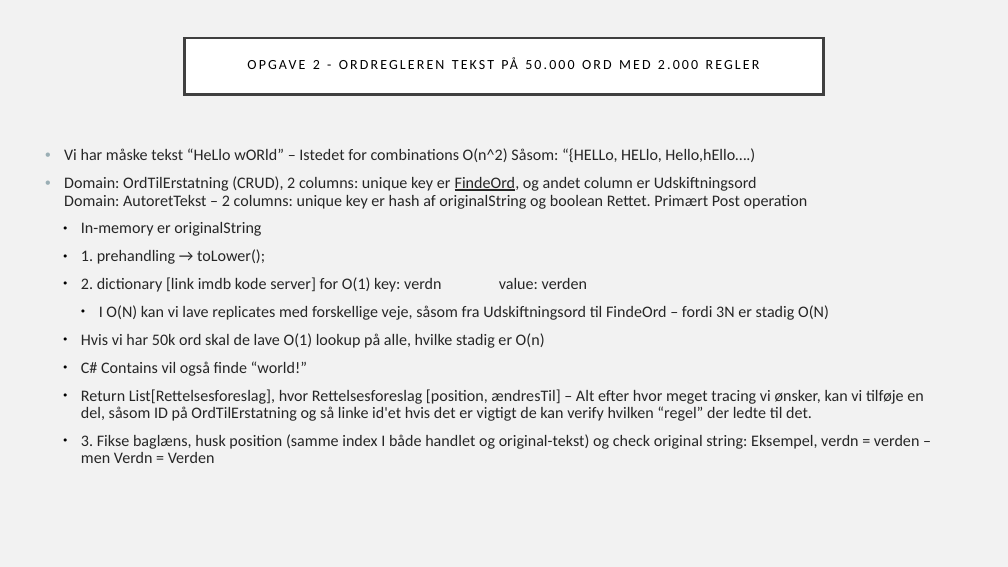
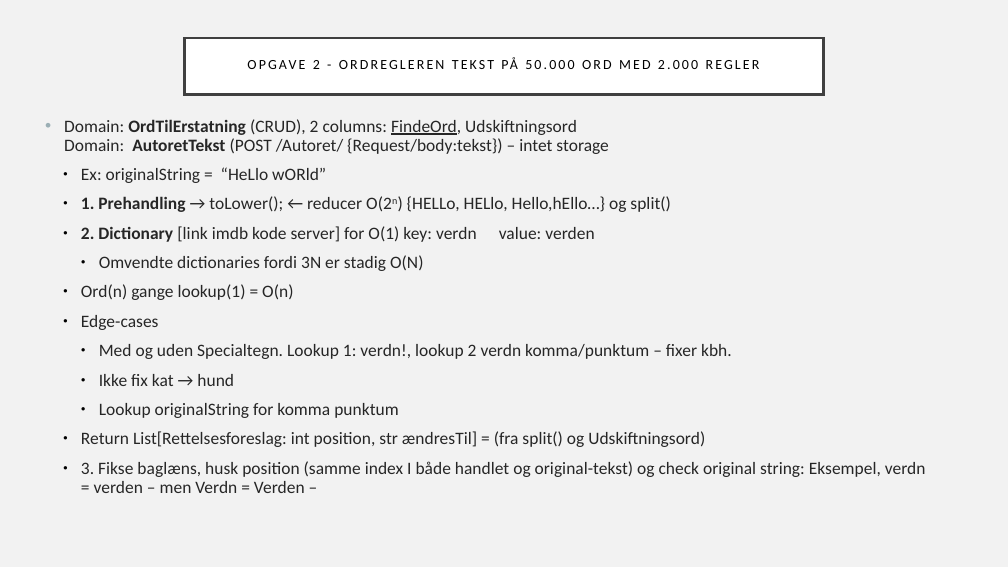
Before and after one commit to Grumlebob/JobInterviewRitzau, a slide deck: slide 4 of Ritzau.odp. Drawn at 1008x567 pixels with LibreOffice and Linux fonts; fonts in the diff are those of the drawing. Boxes give left, top, right and bottom in pixels: in the first picture for what was removed or moved away, otherwise in the second. Text is boxed around its words. In the diff, an @@ line names an element or a change of style, - is before the commit and + after.

Commit message:
opgave 2

```diff
--- a/Ritzau.odp
+++ b/Ritzau.odp
@@ text at box(64, 119, 926, 493): text changed; size 15.3 to 16.6 pt @@
-• Vi har måske tekst “HeLlo wORld” – Istedet for combinations O(n^2) Såsom: “{HELLo, HELlo, Hello,hEllo….)
-• Domain: OrdTilErstatning (CRUD), 2 columns: unique key er FindeOrd, og andet column er Udskiftningsord
-  Domain: AutoretTekst – 2 columns: unique key er hash af originalString og boolean Rettet. Primært Post operation
-  ● In-memory er originalString
-  ● 1. prehandling → toLower();
-  ● 2. dictionary [link imdb kode server] for O(1) key: verdn value: verden
-    ● I O(N) kan vi lave replicates med forskellige veje, såsom fra Udskiftningsord til FindeOrd – fordi 3N er stadig O(N)
-  ● Hvis vi har 50k ord skal de lave O(1) lookup på alle, hvilke stadig er O(n)
-  ● C# Contains vil også finde “world!”
-  ● Return List[Rettelsesforeslag], hvor Rettelsesforeslag [position, ændresTil] – Alt efter hvor meget tracing vi ønsker, kan vi tilføje en del, såsom ID på OrdTilErstatning og så linke id'et hvis det er vigtigt de kan verify hvilken “regel” der ledte til det.
-  ● 3. Fikse baglæns, husk position (samme index I både handlet og original-tekst) og check original string: Eksempel, verdn = verden – men Verdn = Verden
+• Domain: OrdTilErstatning (CRUD), 2 columns: FindeOrd, Udskiftningsord
+  Domain: AutoretTekst (POST /Autoret/ {Request/body:tekst}) – intet storage
+  ● Ex: originalString = “HeLlo wORld”
+  ● 1. Prehandling → toLower(); ← reducer O(2n) {HELLo, HELlo, Hello,hEllo…} og split()
+  ● 2. Dictionary [link imdb kode server] for O(1) key: verdn value: verden
+    ● Omvendte dictionaries fordi 3N er stadig O(N)
+  ● Ord(n) gange lookup(1) = O(n)
+  ● Edge-cases
+    ● Med og uden Specialtegn. Lookup 1: verdn!, lookup 2 verdn komma/punktum – fixer kbh.
+    ● Ikke fix kat → hund
+    ● Lookup originalString for komma punktum
+  ● Return List[Rettelsesforeslag: int position, str ændresTil] = (fra split() og Udskiftningsord)
+  ● 3. Fikse baglæns, husk position (samme index I både handlet og original-tekst) og check original string: Eksempel, verdn = verden – men Verdn = Verden –
```
Also in this commit, not shown: 3 other slides changed, 1 other file.
